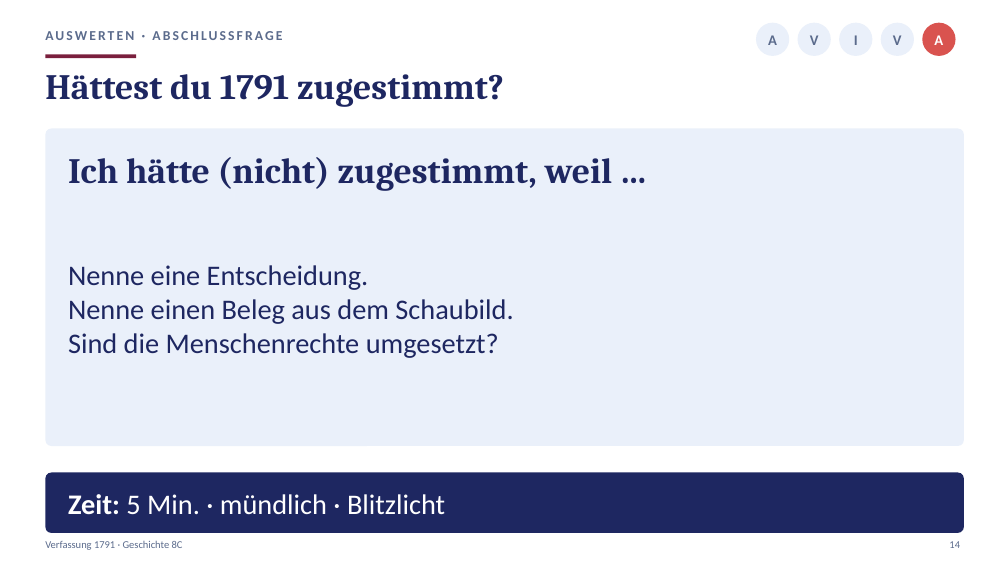
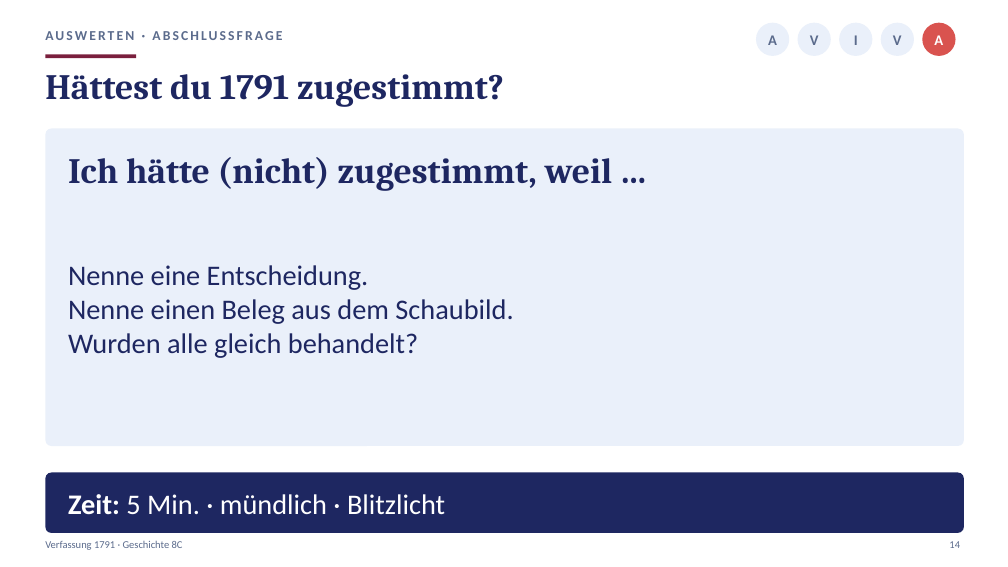
Before and after one commit to golzkonstantin-gif/Schule, a slide deck: slide 14 of Geschichte_8/Stunde5_Verfassung/Praesentation_Stunde5_Verfassung_8C.pptx. Drawn at 1008x567 pixels with LibreOffice and Linux fonts; fonts in the diff are those of the drawing. Boxes give left, top, right and bottom in pixels: in the first picture for what was removed or moved away, otherwise in the second. Text is boxed around its words. In the diff, an @@ line names an element or a change of style, - is before the commit and + after.

```diff
--- a/Geschichte_8/Stunde5_Verfassung/Praesentation_Stunde5_Verfassung_8C.pptx
+++ b/Geschichte_8/Stunde5_Verfassung/Praesentation_Stunde5_Verfassung_8C.pptx
@@ text at (x1=68, y1=333, x2=418, y2=358): text changed @@
-Sind die Menschenrechte umgesetzt?
+Wurden alle gleich behandelt?
```
Also in this commit, not shown: 2 other slides changed, 10 other files.
